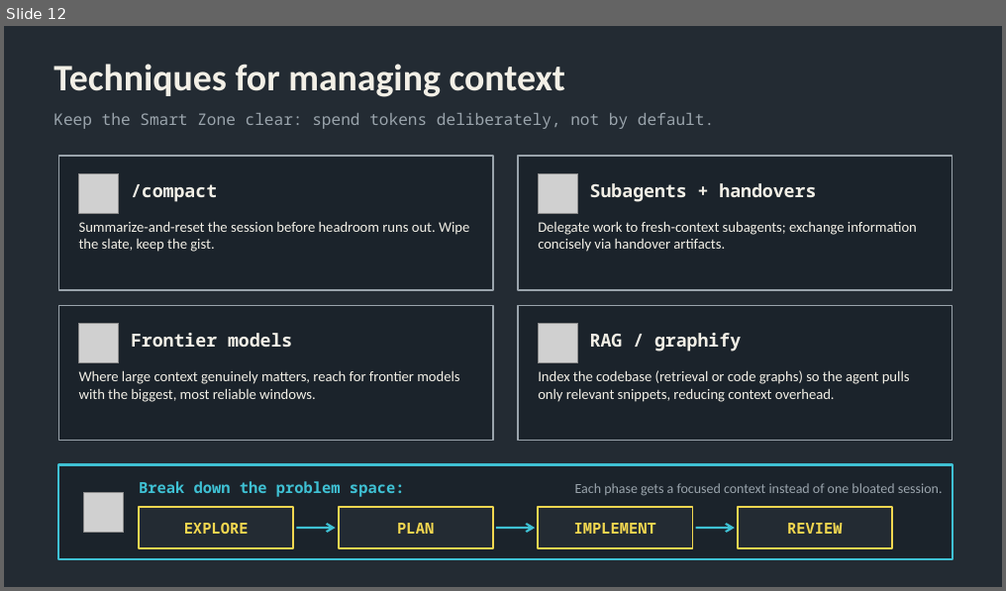
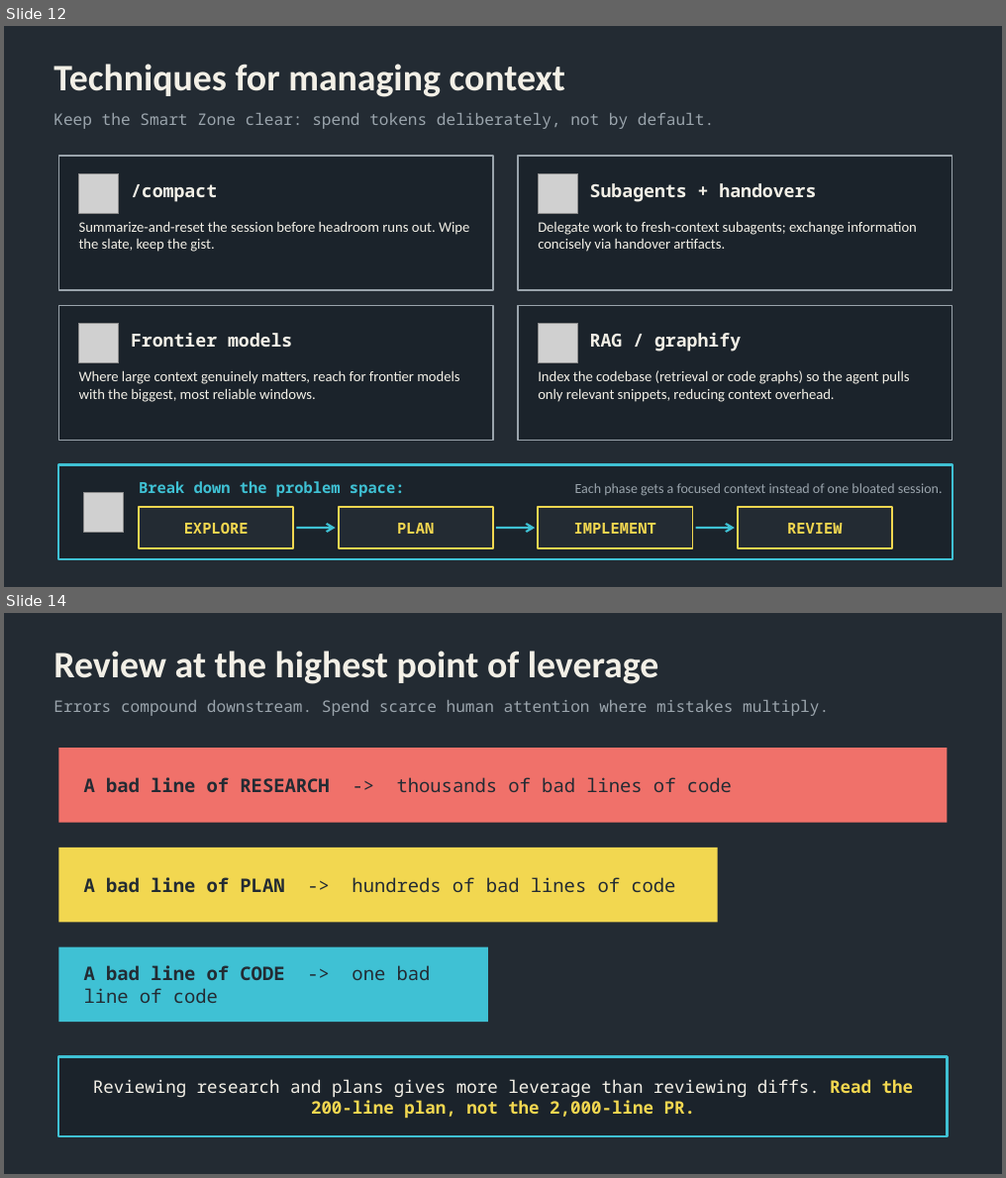
Before and after one commit to ed-is-ai/agentic-coding-school, a slide deck: AI_for_coding_101.pptx. Shown one above the other, each under a label of ours: slide 12 before the commit, slides 12 and 14 after it; the slides between them are not shown. The pictures are 1006x591 and 1006x1178 pixels, drawn with LibreOffice and Linux fonts; fonts in the diff are those of the drawing; grey boxes stand for pictures. Boxes give left, top, right and bottom in pixels: in the first picture for what was removed or moved away, otherwise in the second. Text is boxed around its words. In the diff, an @@ line names an element or a change of style, - is before the commit and + after.

```diff
--- a/AI_for_coding_101.pptx
+++ b/AI_for_coding_101.pptx
@@ slide 14 added at bbox=[4, 613, 1002, 1174], background #232B33 @@
@@ text added at bbox=[54, 651, 659, 684], 27 pt, text #F2EFE6, bold @@
+Review at the highest point of leverage
@@ text added at bbox=[54, 700, 829, 716], 11.5 pt, text #9AA4AC @@
+Errors compound downstream. Spend scarce human attention where mistakes multiply.
@@ rectangle added at bbox=[58, 748, 947, 823], fill #F0716A @@
@@ text added at bbox=[84, 777, 732, 792], 13.5 pt, text #232B33 @@
+A bad line of RESEARCH -> thousands of bad lines of code
@@ rectangle added at bbox=[58, 848, 718, 922], fill #F2D750 @@
@@ text added at bbox=[84, 877, 675, 892], 13.5 pt, text #232B33 @@
+A bad line of PLAN -> hundreds of bad lines of code
@@ rectangle added at bbox=[58, 948, 488, 1022], fill #3FC1D4 @@
@@ text added at bbox=[84, 965, 284, 1003], 13.5 pt, text #232B33 @@
+A bad line of CODE -> one bad line of code
@@ rectangle added at bbox=[58, 1058, 947, 1137], fill #1B232B, outline #3FC1D4 1.5 pt @@
@@ text added at bbox=[93, 1079, 913, 1118], 12.5 pt, text #F2EFE6 @@
+Reviewing research and plans gives more leverage than reviewing diffs. Read the 200-line plan, not the 2,000-line PR.
```
Also in this commit, not shown: 1 slide changed, 4 other slides added.
